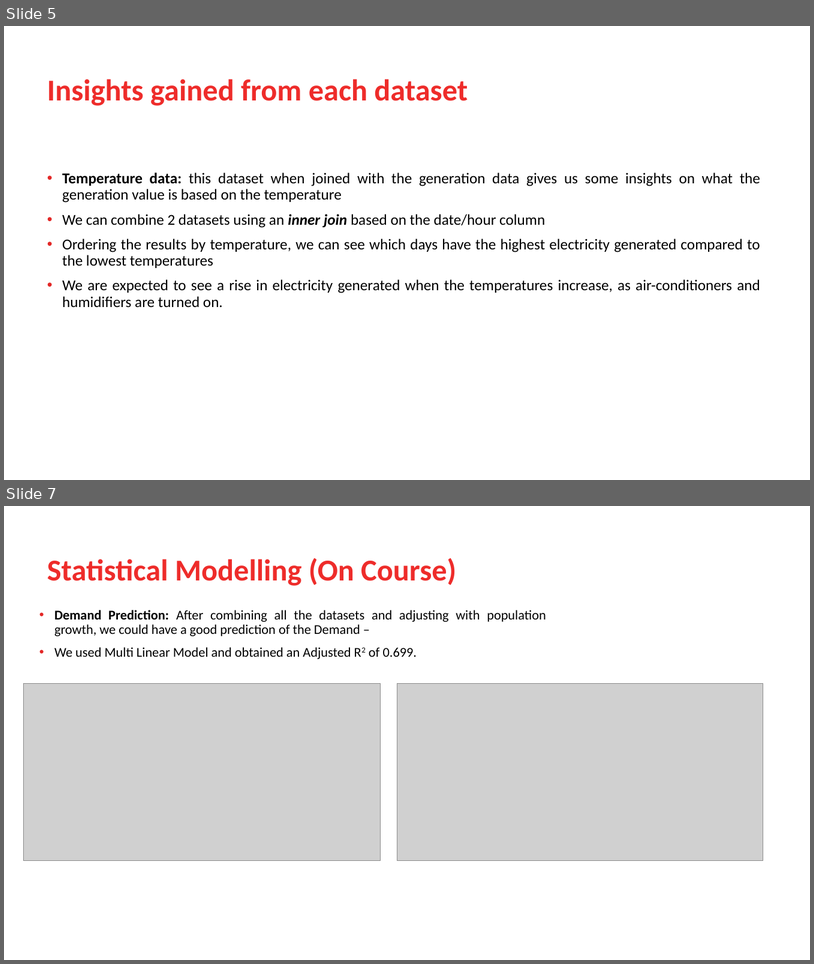
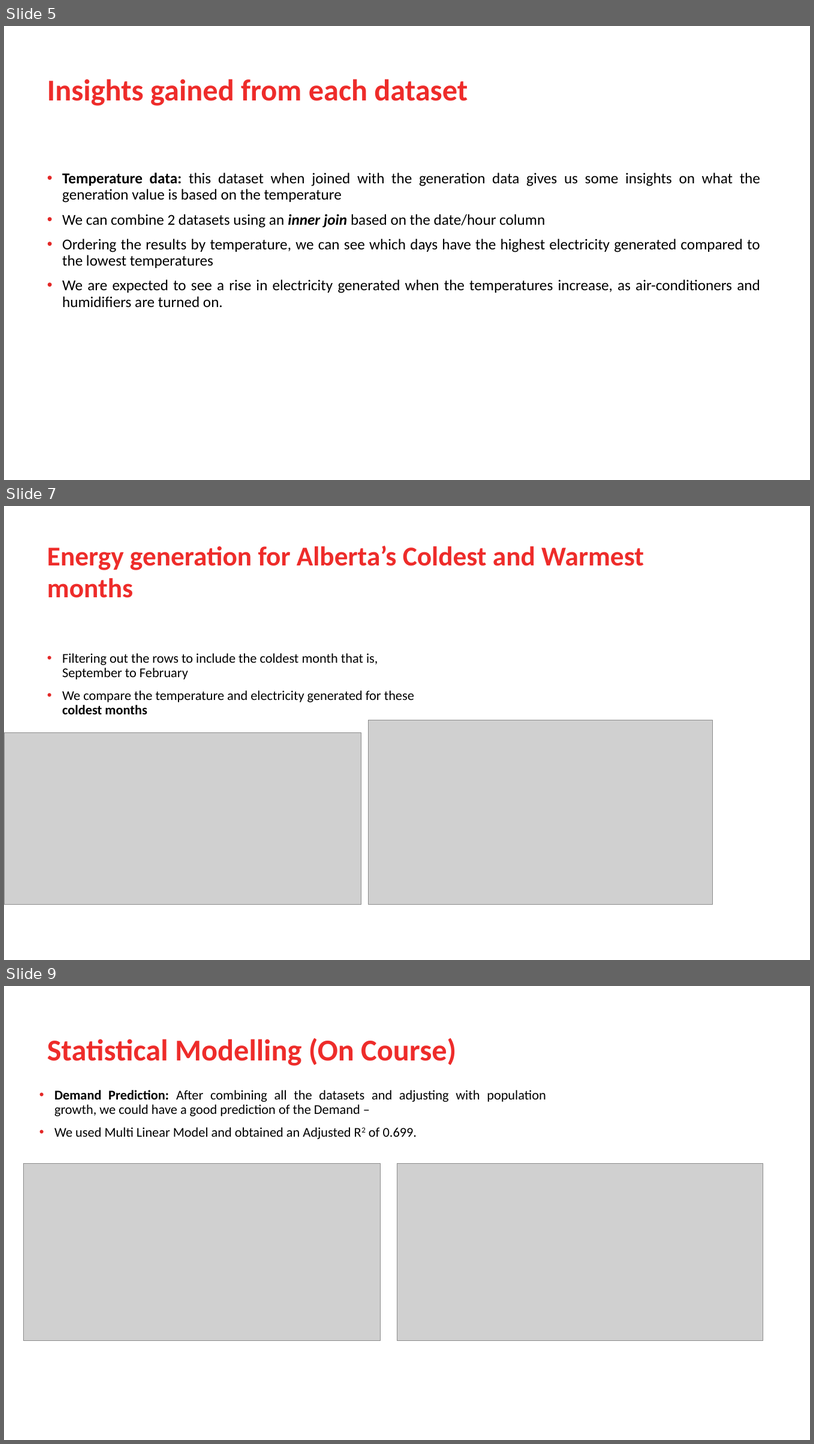
Before and after one commit to jricardobt1/UofC, a slide deck: DATA604/Project/Team Energy Video Presentation_vjoao.pptx. Shown one above the other, each under a label of ours: slides 5 and 7 before the commit, slides 5, 7 and 9 after it; the slides between them are not shown. The pictures are 814x964 and 814x1444 pixels, drawn with LibreOffice and Linux fonts; fonts in the diff are those of the drawing; grey boxes stand for pictures; background and template pictures are left out. Boxes give left, top, right and bottom in pixels: in the first picture for what was removed or moved away, otherwise in the second. Text is boxed around its words. In the diff, an @@ line names an element or a change of style, - is before the commit and + after.

```diff
--- a/DATA604/Project/Team Energy Video Presentation_vjoao.pptx
+++ b/DATA604/Project/Team Energy Video Presentation_vjoao.pptx
@@ slide 7 added at (4, 506, 810, 960), background picture (left out) @@
@@ title added at (47, 546, 644, 598), 32.4 pt, text #EE2C2A, bold @@
+Energy generation for Alberta’s Coldest and Warmest months
@@ text added at (62, 653, 414, 714), 16 pt, text #000000 @@
+• Filtering out the rows to include the coldest month that is, September to February
+• We compare the temperature and electricity generated for these coldest months
@@ picture added at (369, 720, 713, 904) @@
@@ picture added at (4, 733, 361, 904) @@
@@ page number added at (609, 928, 791, 952), 10 pt, text #FFFFFF @@
+7
@@ what was slide 7 is now slide 9 @@
```
Also in this commit, not shown: 4 slides changed, 1 other slide added.
